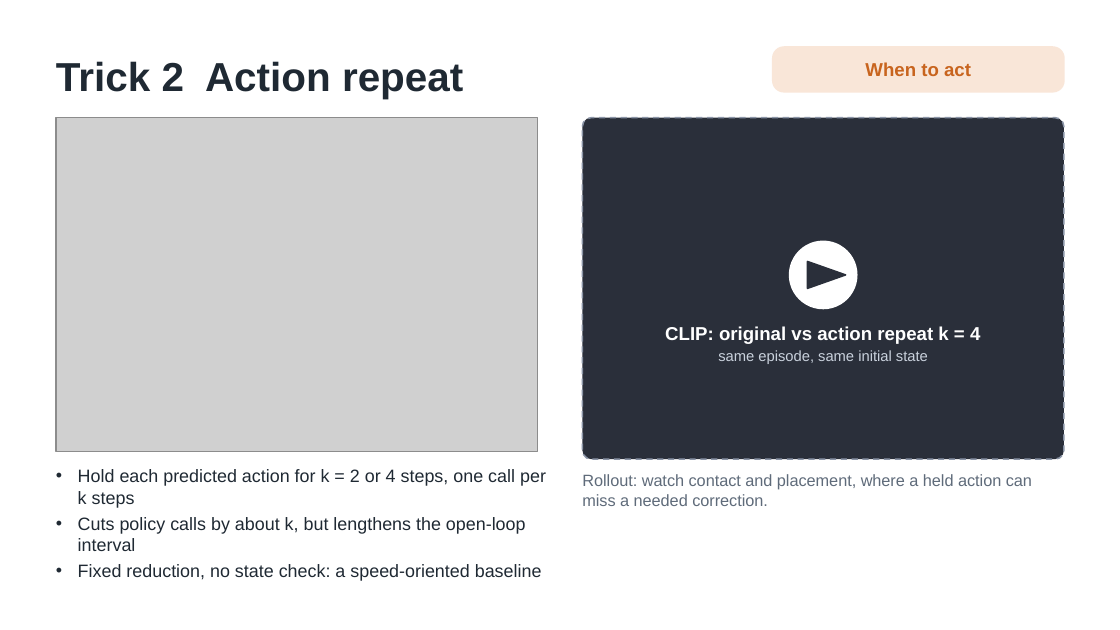
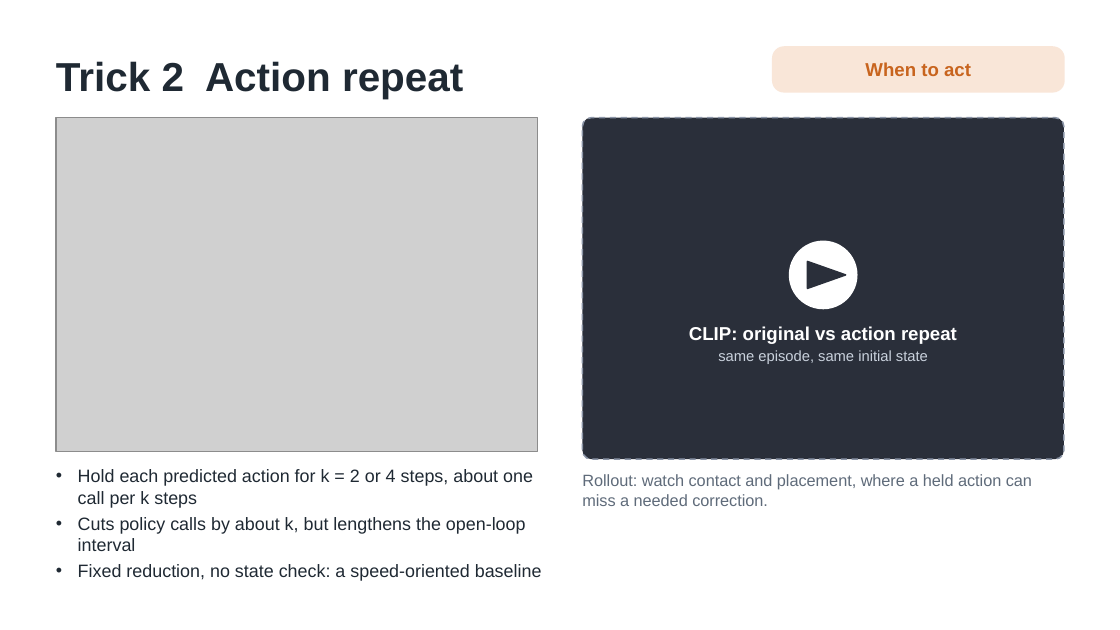
Before and after one commit to trillion-boy/BiVLA, a slide deck: slide 3 of experiments/paper/video/ICRA27_video_v2.pptx. Drawn at 1120x630 pixels with LibreOffice and Linux fonts; fonts in the diff are those of the drawing; grey boxes stand for pictures. Boxes give left, top, right and bottom in pixels: in the first picture for what was removed or moved away, otherwise in the second. Text is boxed around its words. In the diff, an @@ line names an element or a change of style, - is before the commit and + after.

```diff
--- a/experiments/paper/video/ICRA27_video_v2.pptx
+++ b/experiments/paper/video/ICRA27_video_v2.pptx
@@ text at (x1=689, y1=326, x2=957, y2=344): text changed @@
-CLIP: original vs action repeat k = 4
+CLIP: original vs action repeat
@@ text at (x1=78, y1=469, x2=533, y2=508): text changed @@
-• Hold each predicted action for k = 2 or 4 steps, one call per k steps
+• Hold each predicted action for k = 2 or 4 steps, about one call per k steps
```
Also in this commit, not shown: 8 other slides changed, 11 other files.
